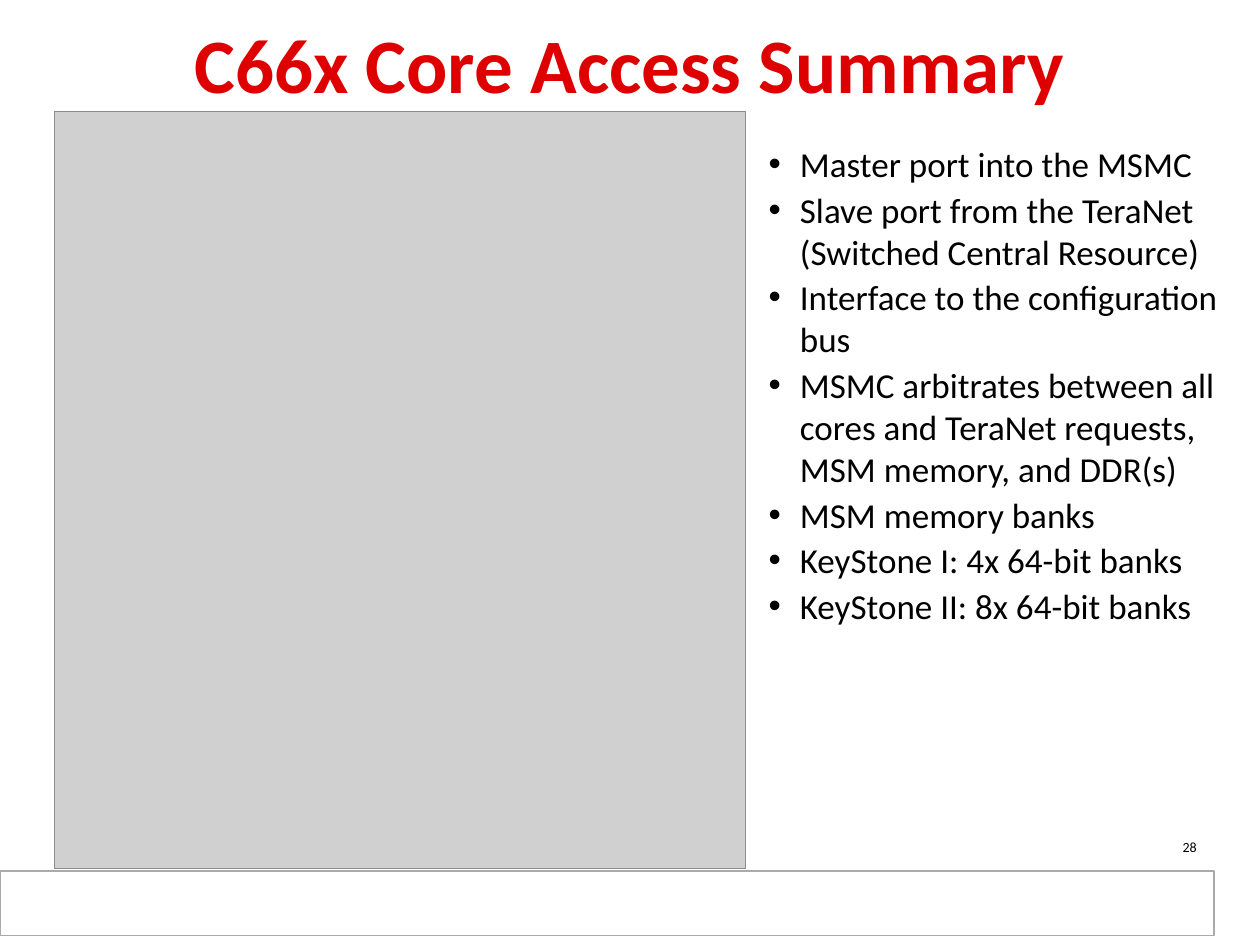
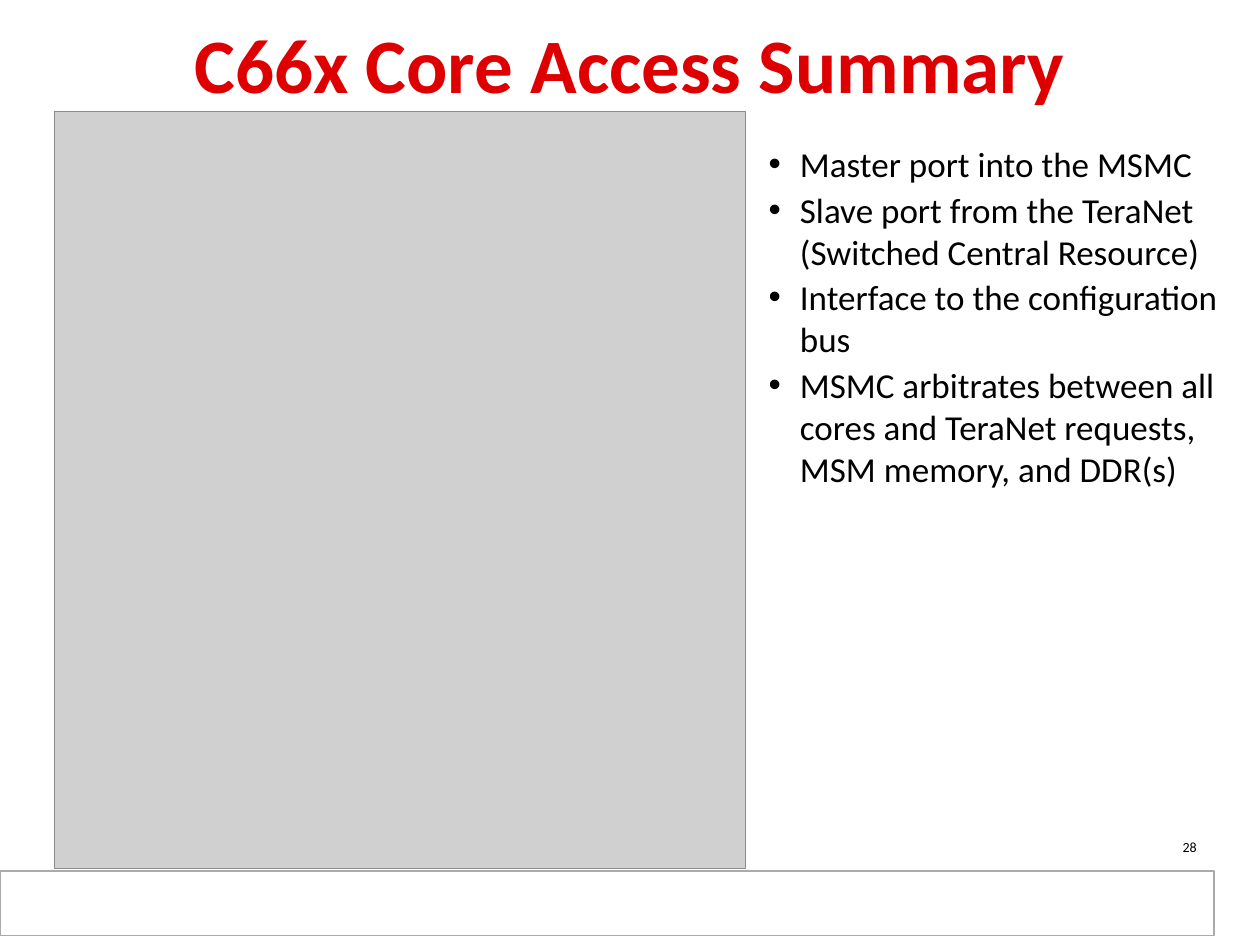
Before and after one commit to hari1989/keystone-workshop, a slide deck: slide 28 of slides/KeyStone C66x CorePac.pptx. Drawn at 1260x945 pixels with LibreOffice and Linux fonts; fonts in the diff are those of the drawing; grey boxes stand for pictures; background and template pictures are left out. Boxes give left, top, right and bottom in pixels: in the first picture for what was removed or moved away, otherwise in the second. Text is boxed around its words. In the diff, an @@ line names an element or a change of style, - is before the commit and + after.

```diff
--- a/slides/KeyStone C66x CorePac.pptx
+++ b/slides/KeyStone C66x CorePac.pptx
@@ text at (800,503,1191,625): paragraphs removed @@
-• MSM memory banks
-• KeyStone I: 4x 64-bit banks
-• KeyStone II: 8x 64-bit banks
```
